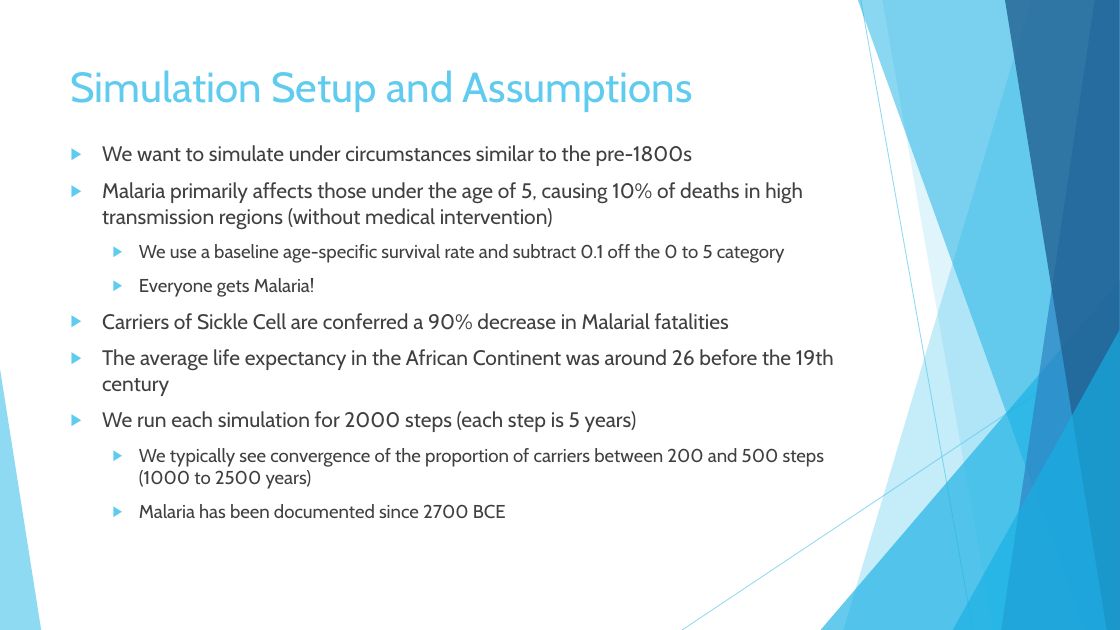
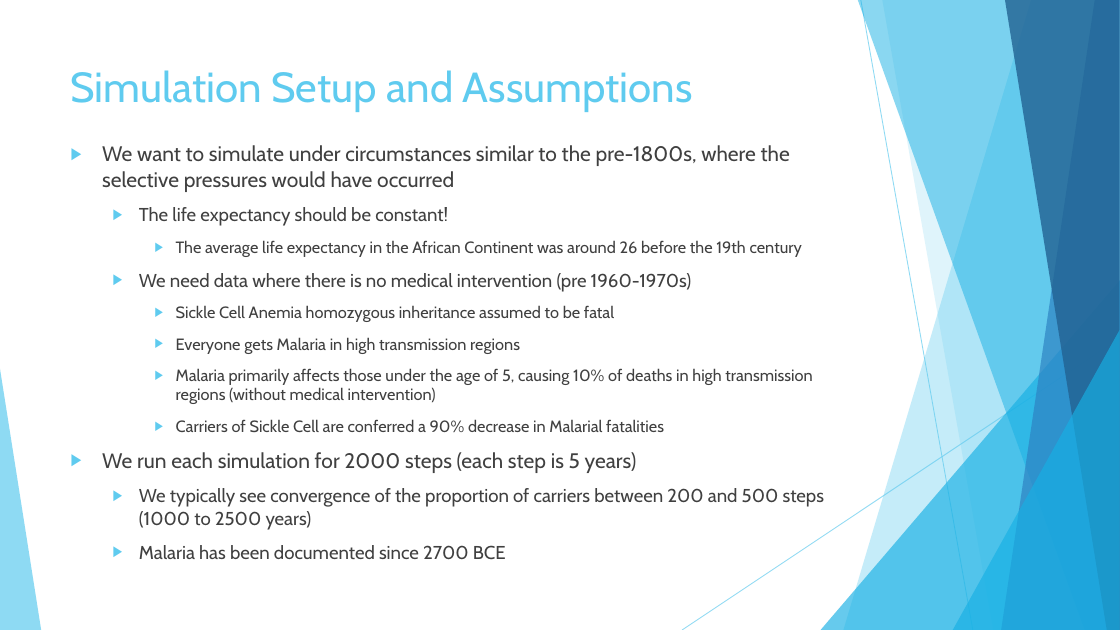
Before and after one commit to ericgong2005/GenotypeConvergenceSimulation, a slide deck: slide 6 of Presentation.pptx (slide 7 before the commit). Drawn at 1120x630 pixels with LibreOffice and Linux fonts; fonts in the diff are those of the drawing. Boxes give left, top, right and bottom in pixels: in the first picture for what was removed or moved away, otherwise in the second. Text is boxed around its words. In the diff, an @@ line names an element or a change of style, - is before the commit and + after.

```diff
--- a/Presentation.pptx
+++ b/Presentation.pptx
@@ text at <box>102,145,802,354</box>: text changed; size 18 to 14 pt @@
-▶ We want to simulate under circumstances similar to the pre-1800s
+▶ We want to simulate under circumstances similar to the pre-1800s, where the selective pressures would have occurred
+  ▶ The life expectancy should be constant!
+    ▶ The average life expectancy in the African Continent was around 26 before the 19th century
+  ▶ We need data where there is no medical intervention (pre 1960-1970s)
+    ▶ Sickle Cell Anemia homozygous inheritance assumed to be fatal
+    ▶ Everyone gets Malaria in high transmission regions
@@ text at <box>139,244,785,297</box>: paragraphs removed @@
-  ▶ We use a baseline age-specific survival rate and subtract 0.1 off the 0 to 5 category
-  ▶ Everyone gets Malaria!
@@ text at <box>102,349,834,396</box>: paragraph removed @@
-▶ The average life expectancy in the African Continent was around 26 before the 19th century
@@ text at <box>176,368,812,432</box>: size 18 to 14 pt in "Malaria primarily affects those under the age ...", "Carriers of Sickle Cell are conferred a ..."; list level 1 to 3 in "Malaria primarily affects those under ..."; list level 1 to 3 in "Carriers of Sickle Cell are ..." @@
```
Also in this commit, not shown: 3 other slides changed, 1 slide added, 1 slide removed.
